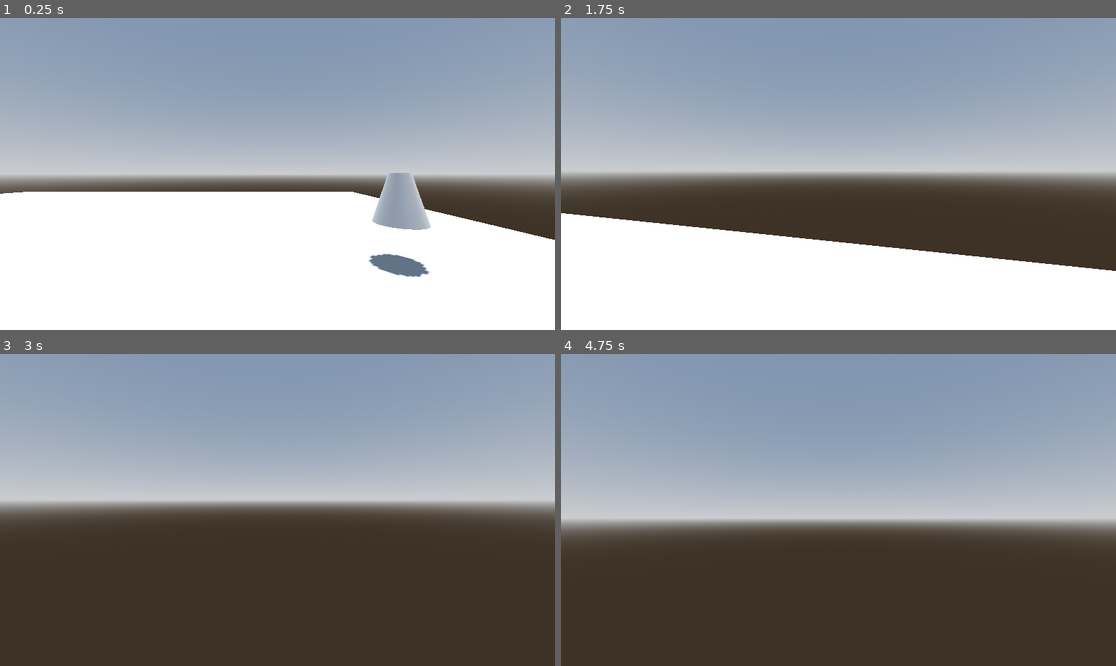
Above: before the commit, frames 1-4 (two rows, left to right).
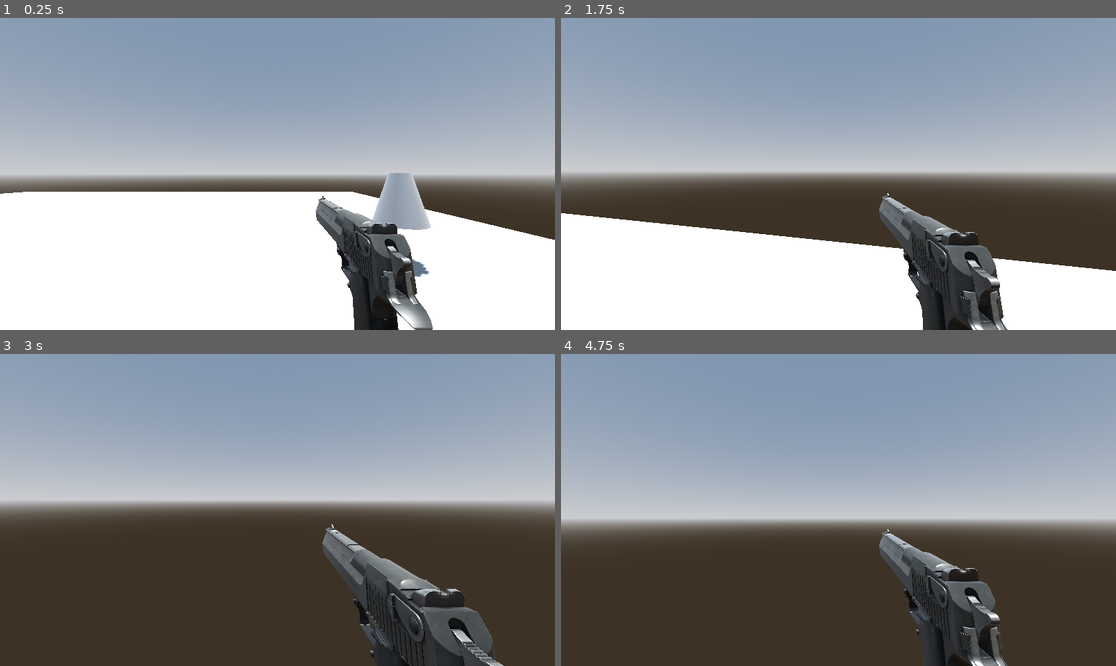
Above: after the commit, the same moments.

Repository: ayylol/viceroy-maxing
Game: Godot game, scene res://scenes/bimgus_scene.tscn
Two runs of this game, one before a commit and one after it. Both use one fixed random seed, a clock stepped at 60 frames per second and the inputs below. Before the commit the project has no main scene; this scene is started directly in both runs.
Inputs (mouse positions are in pixels of both pictures, inside the frame that each line leads up to):
- Up to frame 1 (0.25 s): no input
- Up to frame 2 (1.75 s): tap Enter at 0.5 s; move the mouse to (866, 174) at 0.52 s; hold W (move_up) from 0.53 s (still down); click (866, 174) at 0.6 s; tap Space (jump) at 0.77, 1.52 s; move the mouse to (810, 174) at 1.27 s; tap Shift (dash) at 1.35 s; click (810, 174) at 1.55 s
- Up to frame 3 (3 s): keep holding W (move_up); move the mouse to (288, 503) at 2.02 s; tap Ctrl (slide) at 2.1 s; click (288, 503) at 2.3 s; move the mouse to (271, 516) at 2.77 s; click (271, 516) at 2.85 s
- Up to frame 4 (4.75 s): keep holding W (move_up); tap Space (jump) at 3.02, 3.5, 3.77, 4.52 s; move the mouse to (877, 513) at 3.52 s; click (877, 513) at 3.6 s; tap Enter at 4.25 s; move the mouse to (794, 506) at 4.27 s; tap Shift (dash) at 4.35 s; click (794, 506) at 4.55 s

The runs differ from the first frame. In frame 1, 4.7% of the frame differs, in the area x 56-78%, y 56-100%; in frame 2, 5.3%, in the area x 57-81%, y 56-100%; in frame 3, 5.0%; in frame 4, 3.9%.

Commit message:
imported gun model

Diff:
--- /dev/null
+++ b/objects/bullet.gd
@@ -0,0 +1,11 @@
+extends Node3D
+
+
+# Called when the node enters the scene tree for the first time.
+func _ready() -> void:
+	pass # Replace with function body.
+
+
+# Called every frame. 'delta' is the elapsed time since the previous frame.
+func _process(delta: float) -> void:
+	pass
--- /dev/null
+++ b/objects/bullet.tscn
@@ -0,0 +1,26 @@
+[gd_scene load_steps=4 format=3 uid="uid://c5y12d6f3poxt"]
+
+[ext_resource type="Script" uid="uid://jbwh7brlw6gi" path="res://objects/bullet.gd" id="1_1hbe6"]
+
+[sub_resource type="SphereMesh" id="SphereMesh_f1esg"]
+lightmap_size_hint = Vector2i(17, 9)
+radial_segments = 32
+
+[sub_resource type="StandardMaterial3D" id="StandardMaterial3D_1hbe6"]
+albedo_color = Color(0.933333, 0.792157, 0.176471, 1)
+metallic_specular = 1.0
+roughness = 0.0
+rim_enabled = true
+rim = 0.54
+rim_tint = 1.0
+anisotropy = 0.17
+refraction_scale = 0.25
+distance_fade_min_distance = 1439.68
+distance_fade_max_distance = 0.0
+
+[node name="Bullet" type="Node3D"]
+script = ExtResource("1_1hbe6")
+
+[node name="MeshInstance3D" type="MeshInstance3D" parent="."]
+mesh = SubResource("SphereMesh_f1esg")
+surface_material_override/0 = SubResource("StandardMaterial3D_1hbe6")
--- /dev/null
+++ b/objects/gun.tscn
@@ -0,0 +1,79 @@
+[gd_scene load_steps=5 format=3 uid="uid://by8khhrgn18yc"]
+
+[ext_resource type="PackedScene" uid="uid://bgkkr442uepc5" path="res://assets/deagle.glb" id="1_far66"]
+
+[sub_resource type="Animation" id="Animation_qef56"]
+resource_name = "shoot"
+length = 0.2
+step = 0.01
+tracks/0/type = "value"
+tracks/0/imported = false
+tracks/0/enabled = true
+tracks/0/path = NodePath("deagle:position")
+tracks/0/interp = 1
+tracks/0/loop_wrap = true
+tracks/0/keys = {
+"times": PackedFloat32Array(0, 0.04, 0.2),
+"transitions": PackedFloat32Array(1, 1, 1),
+"update": 0,
+"values": [Vector3(0, 0, 0), Vector3(0, 0.1, -1.09), Vector3(0, 0, 0)]
+}
+tracks/1/type = "value"
+tracks/1/imported = false
+tracks/1/enabled = true
+tracks/1/path = NodePath("deagle:rotation")
+tracks/1/interp = 1
+tracks/1/loop_wrap = true
+tracks/1/keys = {
+"times": PackedFloat32Array(0, 0.03, 0.1, 0.2),
+"transitions": PackedFloat32Array(1, 1, 1, 1),
+"update": 0,
+"values": [Vector3(0, 0, 0), Vector3(-0.10472, 0, 0), Vector3(-0.10472, 0, 0), Vector3(0, 0, 0)]
+}
+
+[sub_resource type="Animation" id="Animation_atduj"]
+length = 0.001
+tracks/0/type = "value"
+tracks/0/imported = false
+tracks/0/enabled = true
+tracks/0/path = NodePath("deagle:position")
+tracks/0/interp = 1
+tracks/0/loop_wrap = true
+tracks/0/keys = {
+"times": PackedFloat32Array(0),
+"transitions": PackedFloat32Array(1),
+"update": 0,
+"values": [Vector3(0, 0, 0)]
+}
+tracks/1/type = "value"
+tracks/1/imported = false
+tracks/1/enabled = true
+tracks/1/path = NodePath("deagle:rotation")
+tracks/1/interp = 1
+tracks/1/loop_wrap = true
+tracks/1/keys = {
+"times": PackedFloat32Array(0),
+"transitions": PackedFloat32Array(1),
+"update": 0,
+"values": [Vector3(0, 0, 0)]
+}
+
+[sub_resource type="AnimationLibrary" id="AnimationLibrary_dt30g"]
+_data = {
+&"RESET": SubResource("Animation_atduj"),
+&"shoot": SubResource("Animation_qef56")
+}
+
+[node name="Gun" type="Node3D"]
+
+[node name="deagle" parent="." instance=ExtResource("1_far66")]
+transform = Transform3D(0.25, 0, 0, 0, 0.25, 0, 0, 0, 0.25, 0, 0, 0)
+
+[node name="AnimationPlayer" type="AnimationPlayer" parent="."]
+libraries = {
+&"": SubResource("AnimationLibrary_dt30g")
+}
+
+[node name="RayCast3D" type="RayCast3D" parent="."]
+transform = Transform3D(1, 0, 0, 0, 1, 0, 0, 0, 1, 0, 0.490502, 1.63284)
+target_position = Vector3(0, 0, 1)
--- a/objects/player.tscn
+++ b/objects/player.tscn
@@ -1,6 +1,7 @@
-[gd_scene load_steps=3 format=3 uid="uid://dqmh8wtvgqnhf"]
+[gd_scene load_steps=4 format=3 uid="uid://dqmh8wtvgqnhf"]
 
 [ext_resource type="Script" uid="uid://pbx1gsj5c4tq" path="res://objects/player_controller.gd" id="1_eqqp1"]
+[ext_resource type="PackedScene" uid="uid://by8khhrgn18yc" path="res://objects/gun.tscn" id="2_ykyjo"]
 
 [sub_resource type="CapsuleShape3D" id="CapsuleShape3D_5gfmb"]
 
@@ -18,5 +19,8 @@
 [node name="Camera3D" type="Camera3D" parent="."]
 transform = Transform3D(1, 0, 0, 0, 1, 0, 0, 0, 1, 0, 0.75, 0)
 
+[node name="Gun" parent="Camera3D" instance=ExtResource("2_ykyjo")]
+transform = Transform3D(-0.115, 0, -1.73645e-08, 0, 0.115, 0, 1.73645e-08, 0, -0.115, 0.104, -0.126, -0.289)
+
 [node name="CollisionShape3D" type="CollisionShape3D" parent="."]
 shape = SubResource("CapsuleShape3D_5gfmb")
--- a/objects/player_controller.gd
+++ b/objects/player_controller.gd
@@ -54,6 +54,8 @@
 
 @onready var dash_left : int = dash_count
 @onready var wall_bounce_left : int = wall_bounce_count
+
+@onready var gun_animation_player: AnimationPlayer = $Camera3D/Gun/AnimationPlayer
 
 # jump variables
 var _jump_velocity : float
@@ -173,4 +175,7 @@
 				velocity.z *= wall_friction_multiplier
 				velocity.y = maxf(velocity.y, -wall_sliding_speed)
 
+	if Input.is_action_just_pressed("shoot"):
+		gun_animation_player.play("shoot")
+
 	move_and_slide()
--- a/project.godot
+++ b/project.godot
@@ -11,6 +11,7 @@
 [application]
 
 config/name="viceroy-maxing"
+run/main_scene="uid://tjenxyixrpq6"
 config/features=PackedStringArray("4.4", "GL Compatibility")
 config/icon="res://icon.svg"
 
@@ -55,6 +56,11 @@
 "events": [Object(InputEventKey,"resource_local_to_scene":false,"resource_name":"","device":-1,"window_id":0,"alt_press …(195 unchanged characters)…
 ]
 }
+shoot={
+"deadzone": 0.2,
+"events": [Object(InputEventMouseButton,"resource_local_to_scene":false,"resource_name":"","device":-1,"window_id":0,"alt_pressed":false,"shift_pressed":false,"ctrl_pressed":false,"meta_pressed":false,"button_mask":1,"position":Vector2(127, 21),"global_position":Vector2(139, 81),"factor":1.0,"button_index":1,"canceled":false,"pressed":true,"double_click":false,"script":null)
+]
+}
 
 [rendering]
 
Binary file added: assets/deagle.glb
Not shown, added: assets/deagle.glb.import
Binary file added: assets/deagle_pist_deagle.png
Not shown, added: assets/deagle_pist_deagle.png.import
Not shown, added: objects/bullet.gd.uid
